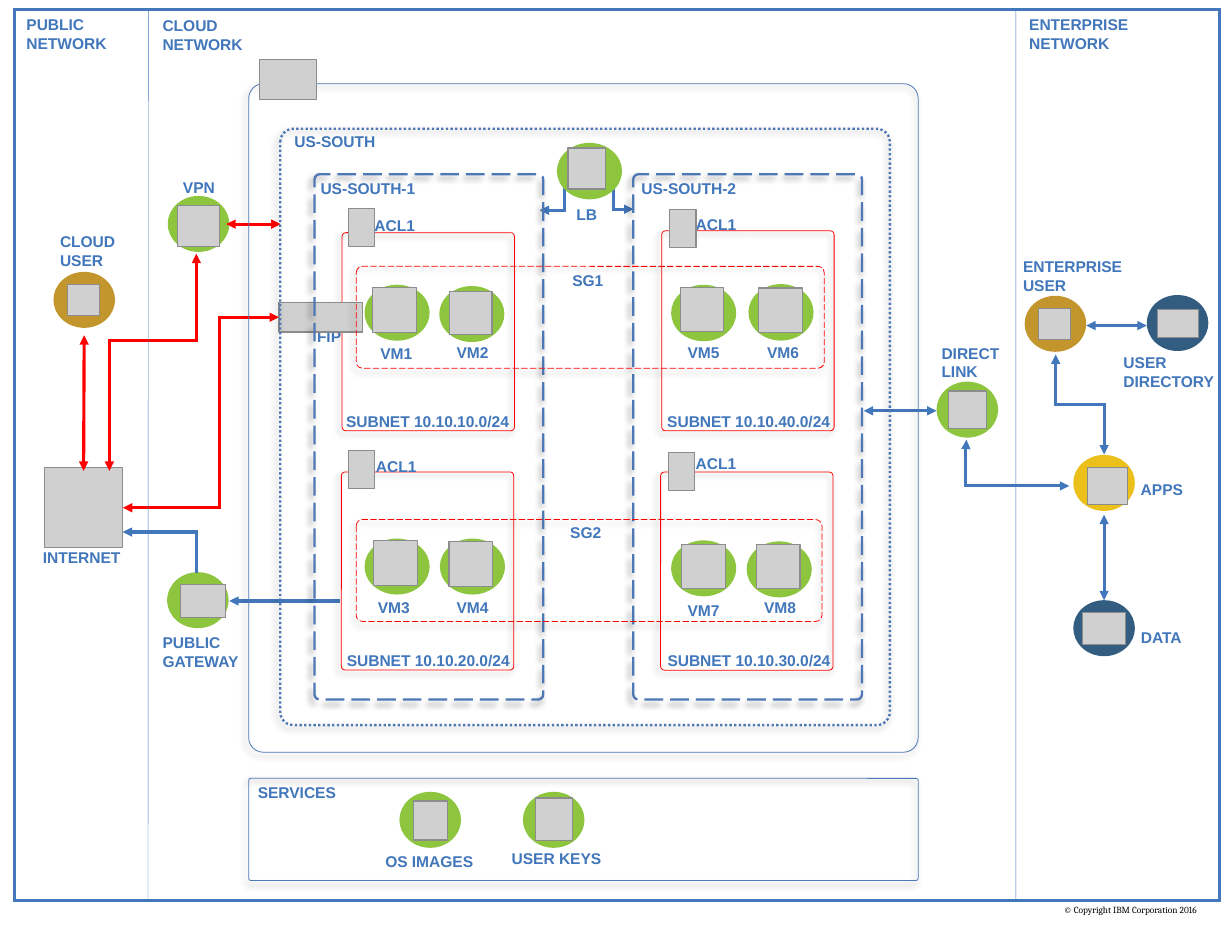
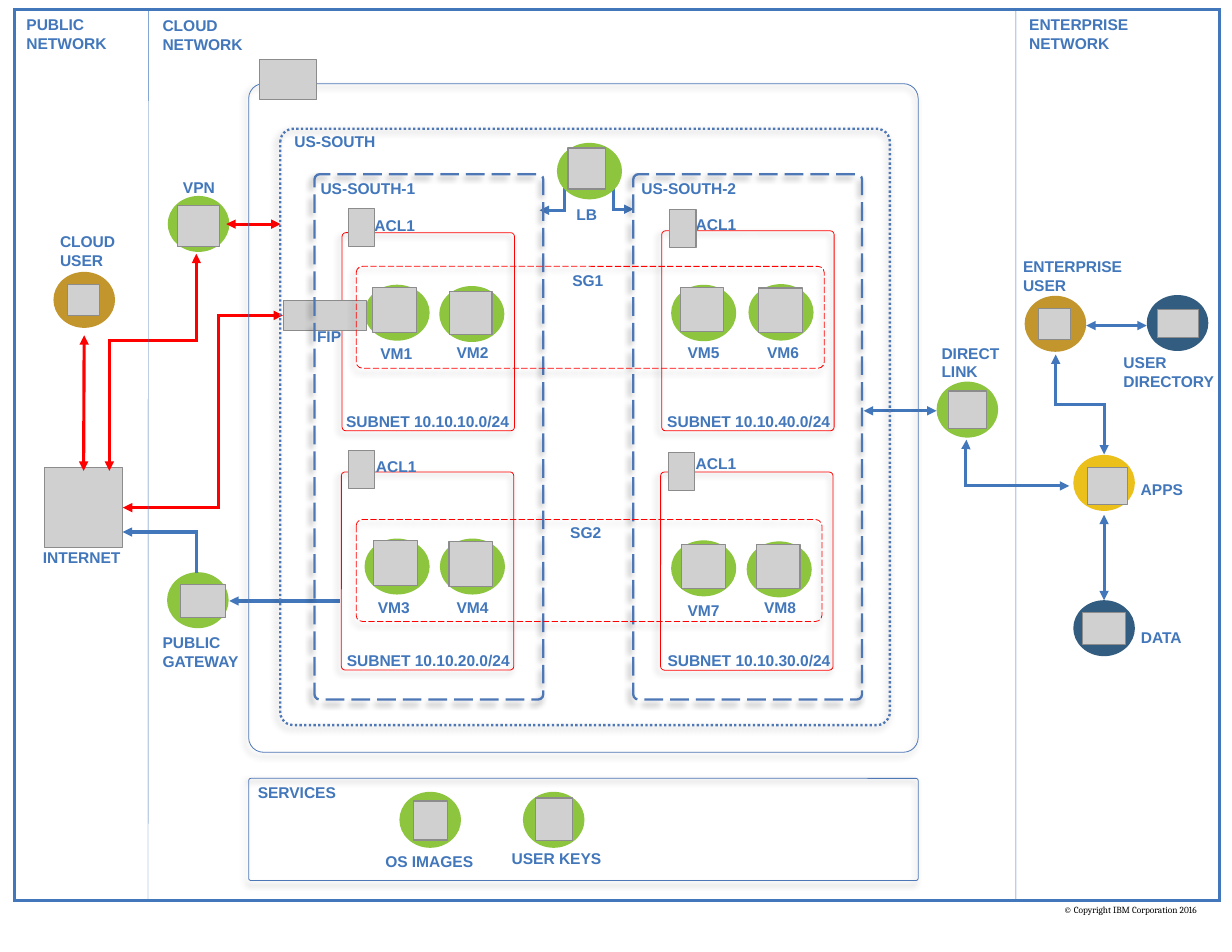
Before and after one commit to ibm-cloud-architecture/ibm-cloud-stencils, a slide deck: slide 2 of powerpoint/templates/VirtualPrivateCloudEditablePPT.pptx. Drawn at 1232x952 pixels with LibreOffice and Linux fonts; fonts in the diff are those of the drawing; grey boxes stand for pictures. Boxes give left, top, right and bottom in pixels: in the first picture for what was removed or moved away, otherwise in the second. Text is boxed around its words. In the diff, an @@ line names an element or a change of style, - is before the commit and + after.

Commit message:
minor

```diff
--- a/powerpoint/templates/VirtualPrivateCloudEditablePPT.pptx
+++ b/powerpoint/templates/VirtualPrivateCloudEditablePPT.pptx
@@ elbow double arrow moved from (123, 507) - (279, 317) to (123, 507) - (283, 316) @@
@@ picture: place and size @@
-picture at [279, 302, 363, 332]
+picture at [283, 300, 367, 329]
```
